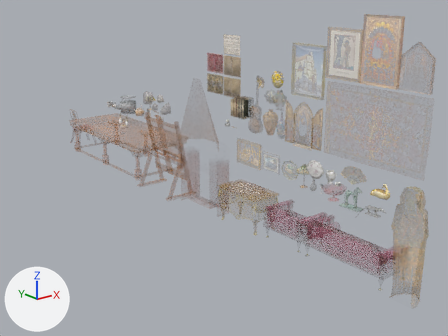
Two versions of the FBX model Unity/Candle_Light/Assets/Models/AssestsPreencher.fbx, one commit apart.
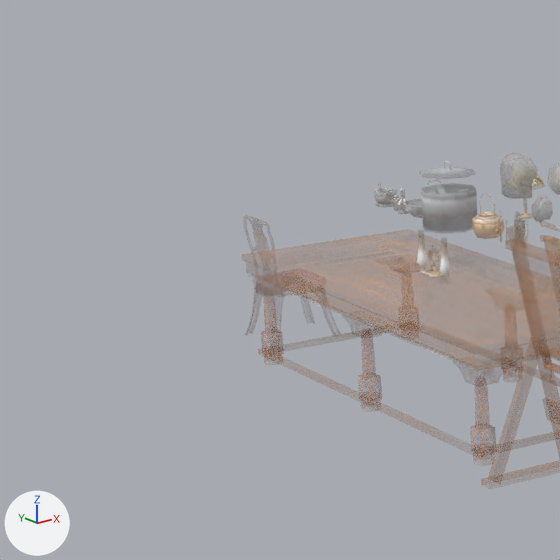
Old and new are each drawn whole from a camera (50 mm lens) standing at (-9.55, -11.16, 6.03) and looking at (1.05, 2.1, 0.73) and again close up on the part from 0% to 36% of the width and 14% to 62% of the height. Arrows for +X, +Y and +Z are at lower left; the lights stay in place. The last two pictures show the newer version. Where no turn or scale is listed for an object, it has been applied to the vertices.

Names of what the first close-up shows: 'Cylinder', 'Fossil4', 'LampadaParede', 'MesaBiblioteca', 'Panela' and 12 more.
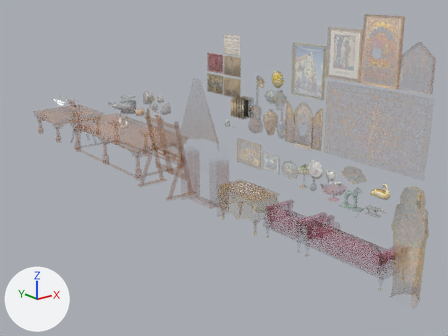
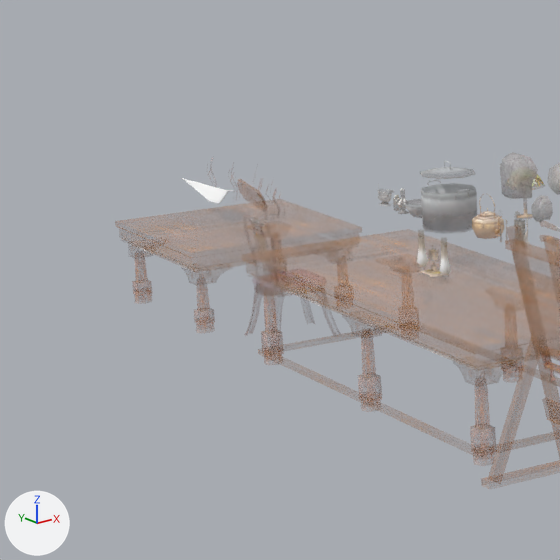
Diff of the bpy script that builds the scene:
```diff
--- a/Unity/Candle_Light/Assets/Models/AssestsPreencher.fbx.py
+++ b/Unity/Candle_Light/Assets/Models/AssestsPreencher.fbx.py
@@ me_plane_018 @@
+me_plane_018.from_pydata(...)  # 205 vertices, 142 faces; spans x -0.27..0.27, y -1.07..1.07, z -0.08..0.55
+me_plane_018.materials.append(mat_materiaispreencher)
@@ me_mesabiblioteca_001 @@
+me_mesabiblioteca_001.from_pydata(...)  # 359 vertices, 270 faces; spans x -1.0..1.0, y -1.0..1.0, z 0.02..0.94
+me_mesabiblioteca_001.materials.append(mat_materiaispreencher)
@@ ob_aquario @@
+ob_aquario = bpy.data.objects.new('Aquario ', me_plane_018)
+ob_aquario.location = (0.6, 11.067, 1.154)
@@ ob_mesadecentro @@
+ob_mesadecentro = bpy.data.objects.new('MesaDeCentro', me_mesabiblioteca_001)
+ob_mesadecentro.location = (0.508, 11.1, -0.018)
```

Changed parts and their boxes (x1, y1, x2, y2) in the close-ups (560 x 560 px):
'MesaDeCentro', added
    after: (131, 215, 360, 332)
'Aquario ', added
    after: (182, 178, 264, 207)
